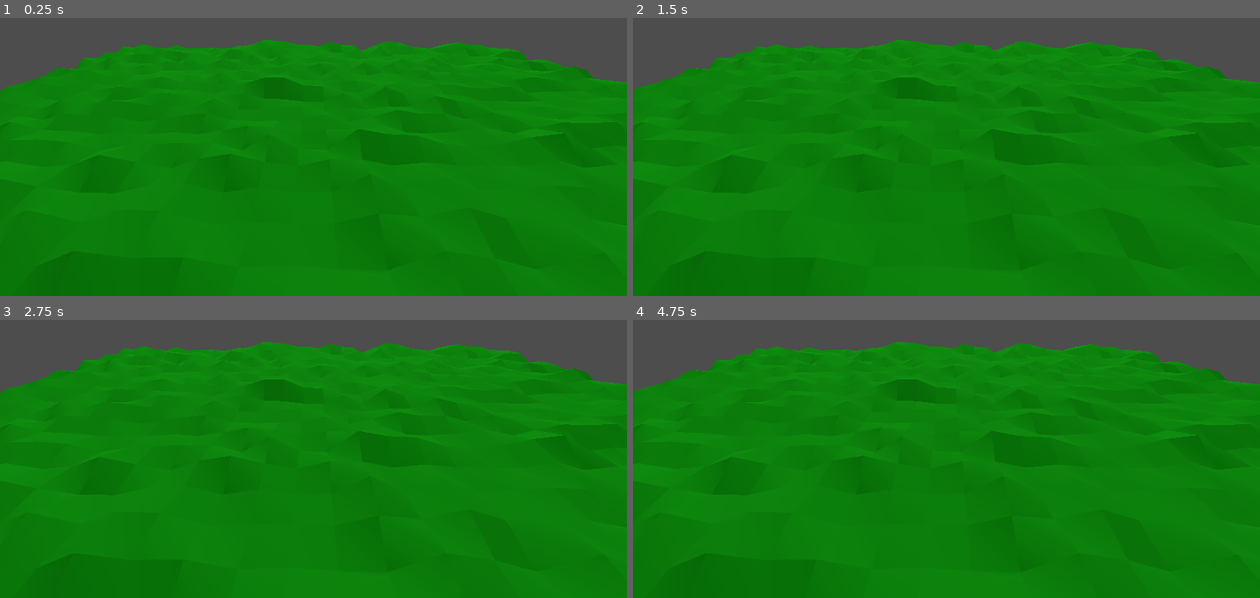
Above: before the commit, frames 1-4 (two rows, left to right).
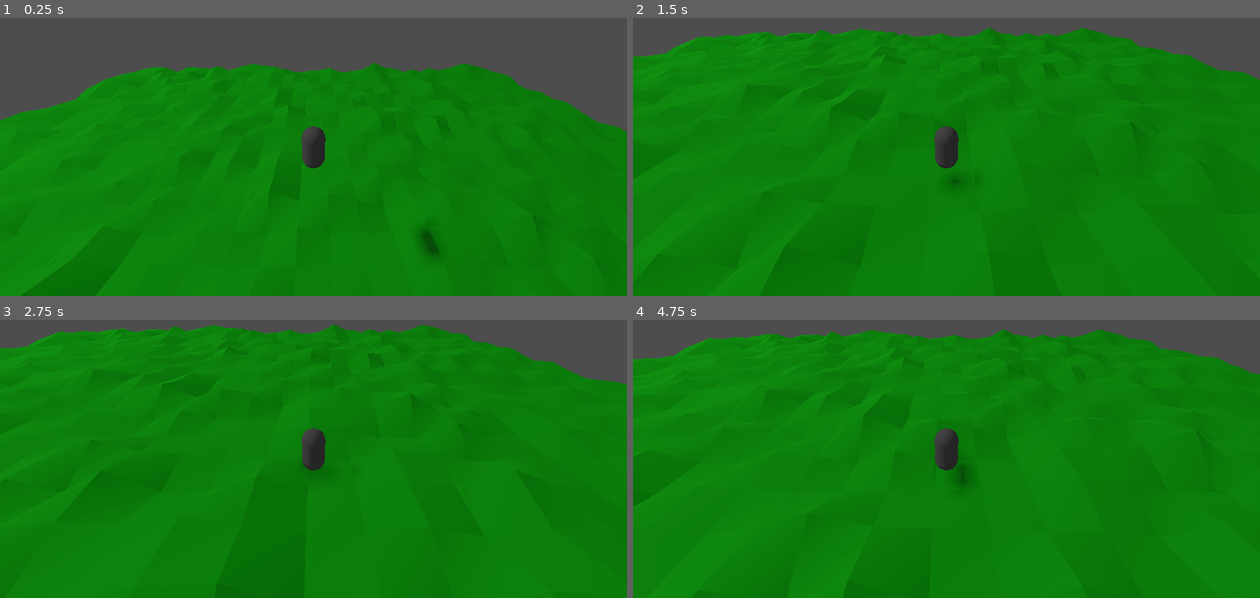
Above: after the commit, the same moments.

Repository: Mo-BiuS/Terrain3DGenTest
Game: Godot game, scene res://MVC/Control/Map.tscn
Same seed, same stepped clock (60 frames per second), same inputs: the game is played once before the commit and once after it.
Inputs:
- Up to frame 1 (0.25 s): no input
- Up to frame 2 (1.5 s): tap Enter (ui_accept) at 0.5, 0.6, 0.77, 1.07, 1.35 s; hold Right (ui_right) 0.53-1.28 s; hold Down (ui_down) from 1.28 s (still down)
- Up to frame 3 (2.75 s): tap Enter (ui_accept) at 1.52, 1.82, 2.1 s; release Down (ui_down) at 2.03 s; hold Right (ui_right) from 2.03 s (still down)
- Up to frame 4 (4.75 s): release Right (ui_right) at 2.78 s; hold Up (ui_up) 2.78-3.53 s; tap Enter (ui_accept) at 2.85, 3.02, 3.32, 3.6, 3.77, 4.07, 4.35, 4.52 s; hold Left (ui_left) from 3.53 s (still down)

The runs differ from the first frame. In frame 1, 11% of the frame differs, in the area x 0-100%, y 7-100%; in frame 2, 5.6%; in frame 3, 6.9%; in frame 4, 6.9%.

Commit message:
added collision to terrain

Diff:
--- a/MVC/Control/Chunk.gd
+++ b/MVC/Control/Chunk.gd
@@ -84,30 +84,9 @@
 	mesh.mesh = surface_tool.commit()
 
 	var material = StandardMaterial3D.new()
-	material.albedo_color = Color(.2, 1, .2, 1) # Rouge
+	material.albedo_color = Color(.2, 1, .2)
 	mesh.material_override = material
 
 	add_child(mesh)
 
-	# Création d'un StaticBody3D pour la collision
-	var static_body = StaticBody3D.new()
-
-	# Créer un ConcavePolygonShape3D pour la collision
-	var collision_shape = CollisionShape3D.new()
-	var concave_shape = ConcavePolygonShape3D.new()
-
-	# Récupérer les points du mesh généré
-	var surface_arrays = mesh.mesh.surface_get_arrays(0)  # Surface 0
-	var vertices = surface_arrays[Mesh.ARRAY_VERTEX]
-
-	# Appliquer les points du mesh au ConcavePolygonShape3D
-	concave_shape.set_faces(vertices)
-
-	# Attacher le shape à la CollisionShape3D
-	collision_shape.shape = concave_shape
-
-	# Ajouter la CollisionShape3D au StaticBody3D
-	static_body.add_child(collision_shape)
-
-	# Ajouter le StaticBody3D à la scène
-	add_child(static_body)
+	mesh.create_convex_collision()
--- a/MVC/Control/Map.tscn
+++ b/MVC/Control/Map.tscn
@@ -1,9 +1,14 @@
-[gd_scene load_steps=4 format=3 uid="uid://ct7mit6urt1lq"]
+[gd_scene load_steps=7 format=3 uid="uid://ct7mit6urt1lq"]
 
 [ext_resource type="Script" path="res://MVC/Control/Map.gd" id="1_o2ykg"]
 [ext_resource type="Script" path="res://MVC/Control/ChunkHandler.gd" id="2_lnmcx"]
+[ext_resource type="Script" path="res://MVC/Control/character_body_3d.gd" id="3_ovx0t"]
 
 [sub_resource type="Environment" id="Environment_uw7jq"]
+
+[sub_resource type="CapsuleMesh" id="CapsuleMesh_gi7t8"]
+
+[sub_resource type="CapsuleShape3D" id="CapsuleShape3D_8g0pn"]
 
 [node name="Map" type="Node3D"]
 script = ExtResource("1_o2ykg")
@@ -11,10 +16,6 @@
 [node name="ChunkHandler" type="Node3D" parent="."]
 transform = Transform3D(1, -0.000506145, 0, 0.000506145, 1, 0, 0, 0, 1, 0, 0, 0)
 script = ExtResource("2_lnmcx")
-
-[node name="Camera3D" type="Camera3D" parent="."]
-transform = Transform3D(-4.37114e-08, -0.5, 0.866025, 0, 0.866025, 0.5, -1, 2.18557e-08, -3.78552e-08, 10, 10, 0)
-current = true
 
 [node name="WorldEnvironment" type="WorldEnvironment" parent="."]
 environment = SubResource("Environment_uw7jq")
@@ -25,3 +26,18 @@
 shadow_enabled = true
 omni_range = 360.0
 omni_attenuation = 0.7
+
+[node name="CharacterBody3D" type="CharacterBody3D" parent="."]
+transform = Transform3D(1, 0, 0, 0, 1, 0, 0, 0, 1, 0, 8, 0)
+script = ExtResource("3_ovx0t")
+
+[node name="MeshInstance3D" type="MeshInstance3D" parent="CharacterBody3D"]
+mesh = SubResource("CapsuleMesh_gi7t8")
+skeleton = NodePath("../..")
+
+[node name="CollisionShape3D" type="CollisionShape3D" parent="CharacterBody3D"]
+shape = SubResource("CapsuleShape3D_8g0pn")
+
+[node name="Camera3D" type="Camera3D" parent="CharacterBody3D"]
+transform = Transform3D(1, 0, 0, 0, 0.866025, 0.5, 0, -0.5, 0.866025, 0, 6, 8)
+current = true
--- /dev/null
+++ b/MVC/Control/character_body_3d.gd
@@ -0,0 +1,28 @@
+extends CharacterBody3D
+
+
+const SPEED = 5.0
+const JUMP_VELOCITY = 4.5
+
+
+func _physics_process(delta: float) -> void:
+	# Add the gravity.
+	if not is_on_floor():
+		velocity += get_gravity() * delta
+
+	# Handle jump.
+	if Input.is_action_just_pressed("ui_accept") and is_on_floor():
+		velocity.y = JUMP_VELOCITY
+
+	# Get the input direction and handle the movement/deceleration.
+	# As good practice, you should replace UI actions with custom gameplay actions.
+	var input_dir := Input.get_vector("ui_left", "ui_right", "ui_up", "ui_down")
+	var direction := (transform.basis * Vector3(input_dir.x, 0, input_dir.y)).normalized()
+	if direction:
+		velocity.x = direction.x * SPEED
+		velocity.z = direction.z * SPEED
+	else:
+		velocity.x = move_toward(velocity.x, 0, SPEED)
+		velocity.z = move_toward(velocity.z, 0, SPEED)
+
+	move_and_slide()
